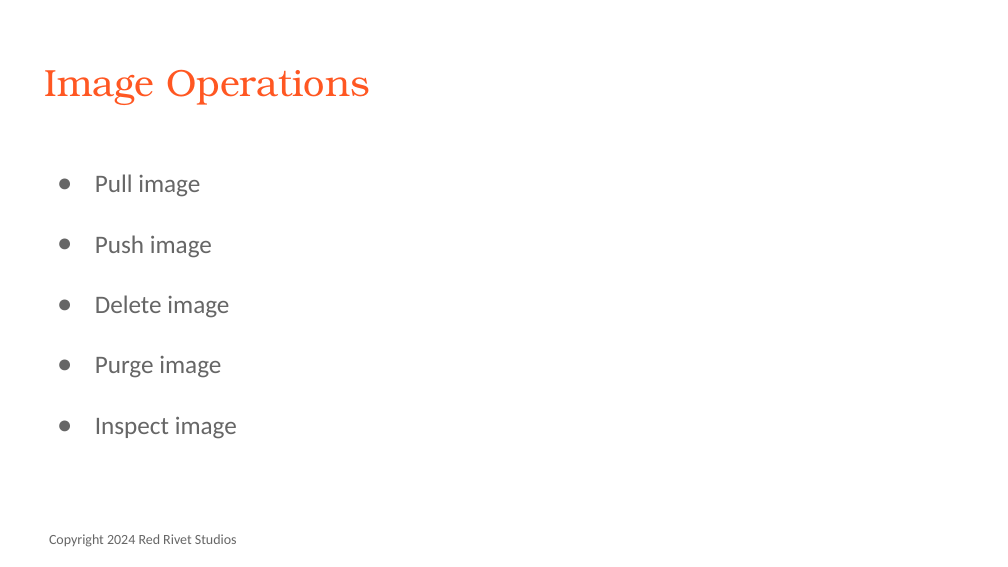
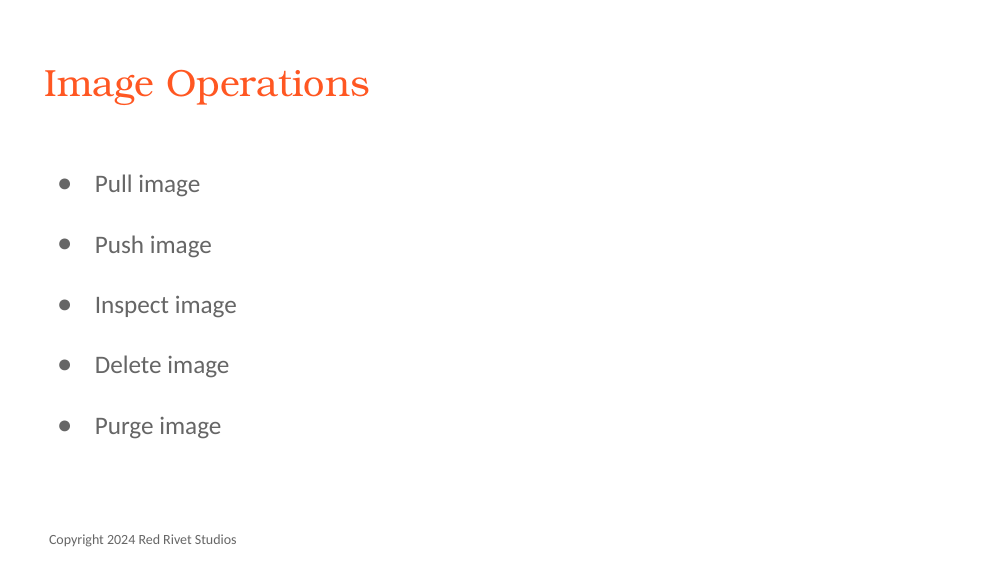
Before and after one commit to jrrickerson/fun-docker, a slide deck: slide 8 of slides/03 - Container Images.pptx. Drawn at 1008x567 pixels with LibreOffice and Linux fonts; fonts in the diff are those of the drawing. Boxes give left, top, right and bottom in pixels: in the first picture for what was removed or moved away, otherwise in the second. Text is boxed around its words. In the diff, an @@ line names an element or a change of style, - is before the commit and + after.

```diff
--- a/slides/03 - Container Images.pptx
+++ b/slides/03 - Container Images.pptx
@@ text at (x1=95, y1=295, x2=237, y2=318): paragraph added @@
+● Inspect image
@@ text at (x1=95, y1=416, x2=237, y2=439): paragraph removed @@
-● Inspect image
```
Also in this commit, not shown: 2 other slides changed, 8 other files.
